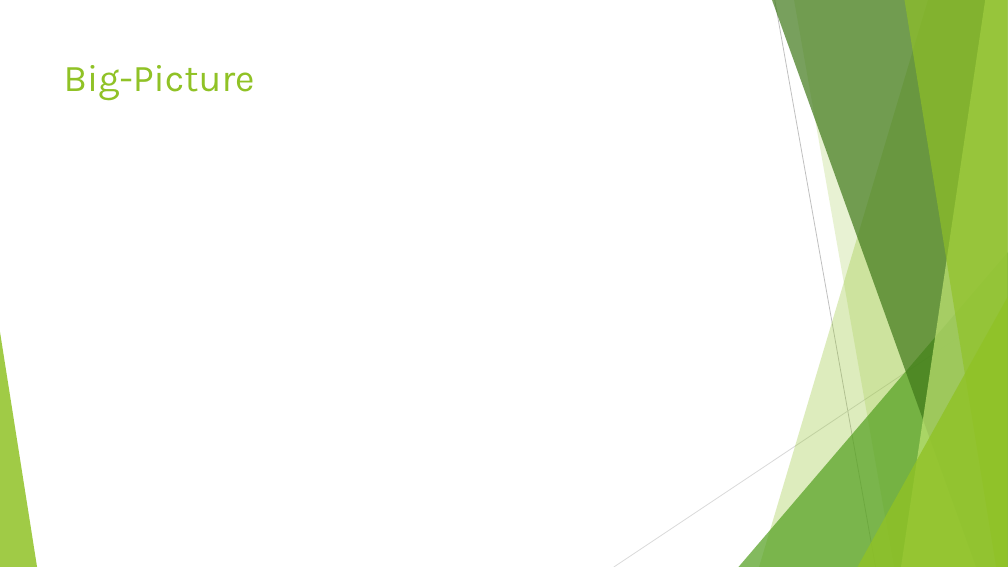
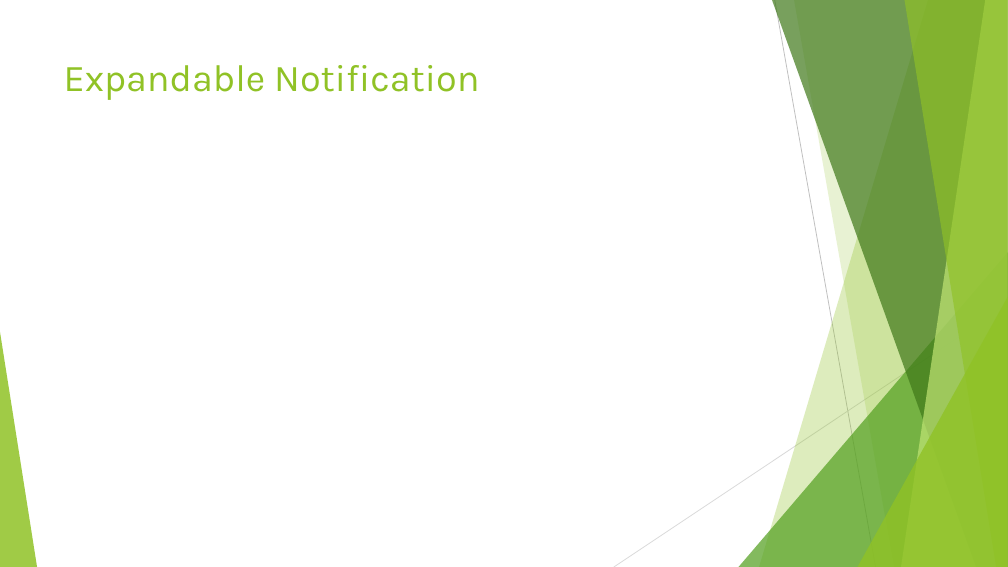
Before and after one commit to Cayleb-Ordo/Notification-Demo, a slide deck: slide 10 of Dokumentation/Präsentation/Push-Notifications.pptx. Drawn at 1008x567 pixels with LibreOffice and Linux fonts; fonts in the diff are those of the drawing. Boxes give left, top, right and bottom in pixels: in the first picture for what was removed or moved away, otherwise in the second. Text is boxed around its words. In the diff, an @@ line names an element or a change of style, - is before the commit and + after.

```diff
--- a/Dokumentation/Präsentation/Push-Notifications.pptx
+++ b/Dokumentation/Präsentation/Push-Notifications.pptx
@@ title at <box>64,65,479,100</box>: text changed @@
-Big-Picture
+Expandable Notification
```
Also in this commit, not shown: 1 other slide changed, 18 other files.
